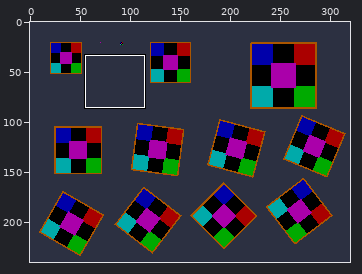
A sprite sheet gets an edit: ggdt/tests/ref/indexed/triangle_2d_solid_textured.png. The picture above shows the old version from afar; the outline marks the close-up.
Close-up. As it was:
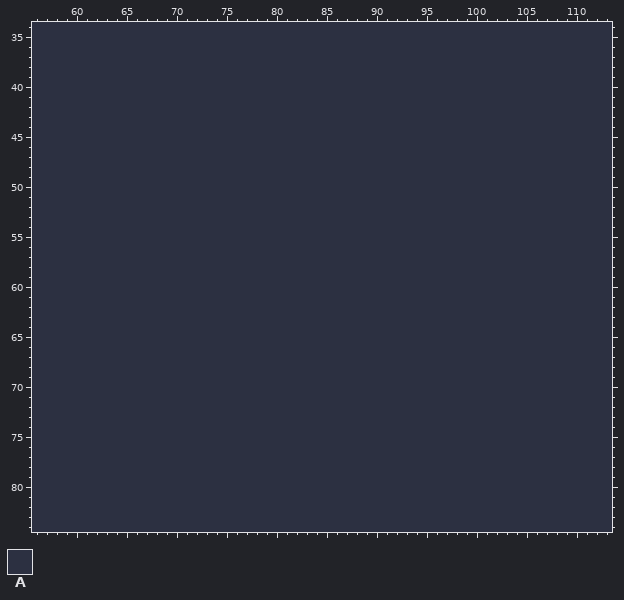
The file is 320x240 pixels. Shown: x 56..113, y 34..84.
Palette (. is transparent): A #2c3041
Pixels before (only the part around the change), first column x 56:
35 AAAAAAAAAAAAAAAAAAAAAAAAAAAAAAAAAAAAAAAAAAAAAAAAAAAAAAAAAA
36 AAAAAAAAAAAAAAAAAAAAAAAAAAAAAAAAAAAAAAAAAAAAAAAAAAAAAAAAAA
37 AAAAAAAAAAAAAAAAAAAAAAAAAAAAAAAAAAAAAAAAAAAAAAAAAAAAAAAAAA
38 AAAAAAAAAAAAAAAAAAAAAAAAAAAAAAAAAAAAAAAAAAAAAAAAAAAAAAAAAA
39 AAAAAAAAAAAAAAAAAAAAAAAAAAAAAAAAAAAAAAAAAAAAAAAAAAAAAAAAAA
40 AAAAAAAAAAAAAAAAAAAAAAAAAAAAAAAAAAAAAAAAAAAAAAAAAAAAAAAAAA
41 AAAAAAAAAAAAAAAAAAAAAAAAAAAAAAAAAAAAAAAAAAAAAAAAAAAAAAAAAA
42 AAAAAAAAAAAAAAAAAAAAAAAAAAAAAAAAAAAAAAAAAAAAAAAAAAAAAAAAAA
43 AAAAAAAAAAAAAAAAAAAAAAAAAAAAAAAAAAAAAAAAAAAAAAAAAAAAAAAAAA
44 AAAAAAAAAAAAAAAAAAAAAAAAAAAAAAAAAAAAAAAAAAAAAAAAAAAAAAAAAA
45 AAAAAAAAAAAAAAAAAAAAAAAAAAAAAAAAAAAAAAAAAAAAAAAAAAAAAAAAAA
46 AAAAAAAAAAAAAAAAAAAAAAAAAAAAAAAAAAAAAAAAAAAAAAAAAAAAAAAAAA
47 AAAAAAAAAAAAAAAAAAAAAAAAAAAAAAAAAAAAAAAAAAAAAAAAAAAAAAAAAA
48 AAAAAAAAAAAAAAAAAAAAAAAAAAAAAAAAAAAAAAAAAAAAAAAAAAAAAAAAAA
49 AAAAAAAAAAAAAAAAAAAAAAAAAAAAAAAAAAAAAAAAAAAAAAAAAAAAAAAAAA
50 AAAAAAAAAAAAAAAAAAAAAAAAAAAAAAAAAAAAAAAAAAAAAAAAAAAAAAAAAA
51 AAAAAAAAAAAAAAAAAAAAAAAAAAAAAAAAAAAAAAAAAAAAAAAAAAAAAAAAAA
52 AAAAAAAAAAAAAAAAAAAAAAAAAAAAAAAAAAAAAAAAAAAAAAAAAAAAAAAAAA
53 AAAAAAAAAAAAAAAAAAAAAAAAAAAAAAAAAAAAAAAAAAAAAAAAAAAAAAAAAA
54 AAAAAAAAAAAAAAAAAAAAAAAAAAAAAAAAAAAAAAAAAAAAAAAAAAAAAAAAAA
55 AAAAAAAAAAAAAAAAAAAAAAAAAAAAAAAAAAAAAAAAAAAAAAAAAAAAAAAAAA
56 AAAAAAAAAAAAAAAAAAAAAAAAAAAAAAAAAAAAAAAAAAAAAAAAAAAAAAAAAA
57 AAAAAAAAAAAAAAAAAAAAAAAAAAAAAAAAAAAAAAAAAAAAAAAAAAAAAAAAAA
58 AAAAAAAAAAAAAAAAAAAAAAAAAAAAAAAAAAAAAAAAAAAAAAAAAAAAAAAAAA
59 AAAAAAAAAAAAAAAAAAAAAAAAAAAAAAAAAAAAAAAAAAAAAAAAAAAAAAAAAA
60 AAAAAAAAAAAAAAAAAAAAAAAAAAAAAAAAAAAAAAAAAAAAAAAAAAAAAAAAAA
61 AAAAAAAAAAAAAAAAAAAAAAAAAAAAAAAAAAAAAAAAAAAAAAAAAAAAAAAAAA
62 AAAAAAAAAAAAAAAAAAAAAAAAAAAAAAAAAAAAAAAAAAAAAAAAAAAAAAAAAA
63 AAAAAAAAAAAAAAAAAAAAAAAAAAAAAAAAAAAAAAAAAAAAAAAAAAAAAAAAAA
64 AAAAAAAAAAAAAAAAAAAAAAAAAAAAAAAAAAAAAAAAAAAAAAAAAAAAAAAAAA
65 AAAAAAAAAAAAAAAAAAAAAAAAAAAAAAAAAAAAAAAAAAAAAAAAAAAAAAAAAA
66 AAAAAAAAAAAAAAAAAAAAAAAAAAAAAAAAAAAAAAAAAAAAAAAAAAAAAAAAAA
67 AAAAAAAAAAAAAAAAAAAAAAAAAAAAAAAAAAAAAAAAAAAAAAAAAAAAAAAAAA
68 AAAAAAAAAAAAAAAAAAAAAAAAAAAAAAAAAAAAAAAAAAAAAAAAAAAAAAAAAA
69 AAAAAAAAAAAAAAAAAAAAAAAAAAAAAAAAAAAAAAAAAAAAAAAAAAAAAAAAAA
70 AAAAAAAAAAAAAAAAAAAAAAAAAAAAAAAAAAAAAAAAAAAAAAAAAAAAAAAAAA
71 AAAAAAAAAAAAAAAAAAAAAAAAAAAAAAAAAAAAAAAAAAAAAAAAAAAAAAAAAA
72 AAAAAAAAAAAAAAAAAAAAAAAAAAAAAAAAAAAAAAAAAAAAAAAAAAAAAAAAAA
73 AAAAAAAAAAAAAAAAAAAAAAAAAAAAAAAAAAAAAAAAAAAAAAAAAAAAAAAAAA
74 AAAAAAAAAAAAAAAAAAAAAAAAAAAAAAAAAAAAAAAAAAAAAAAAAAAAAAAAAA
75 AAAAAAAAAAAAAAAAAAAAAAAAAAAAAAAAAAAAAAAAAAAAAAAAAAAAAAAAAA
76 AAAAAAAAAAAAAAAAAAAAAAAAAAAAAAAAAAAAAAAAAAAAAAAAAAAAAAAAAA
77 AAAAAAAAAAAAAAAAAAAAAAAAAAAAAAAAAAAAAAAAAAAAAAAAAAAAAAAAAA
78 AAAAAAAAAAAAAAAAAAAAAAAAAAAAAAAAAAAAAAAAAAAAAAAAAAAAAAAAAA
79 AAAAAAAAAAAAAAAAAAAAAAAAAAAAAAAAAAAAAAAAAAAAAAAAAAAAAAAAAA
80 AAAAAAAAAAAAAAAAAAAAAAAAAAAAAAAAAAAAAAAAAAAAAAAAAAAAAAAAAA
81 AAAAAAAAAAAAAAAAAAAAAAAAAAAAAAAAAAAAAAAAAAAAAAAAAAAAAAAAAA
82 AAAAAAAAAAAAAAAAAAAAAAAAAAAAAAAAAAAAAAAAAAAAAAAAAAAAAAAAAA
83 AAAAAAAAAAAAAAAAAAAAAAAAAAAAAAAAAAAAAAAAAAAAAAAAAAAAAAAAAA
84 AAAAAAAAAAAAAAAAAAAAAAAAAAAAAAAAAAAAAAAAAAAAAAAAAAAAAAAAAA
The same view after the edit:
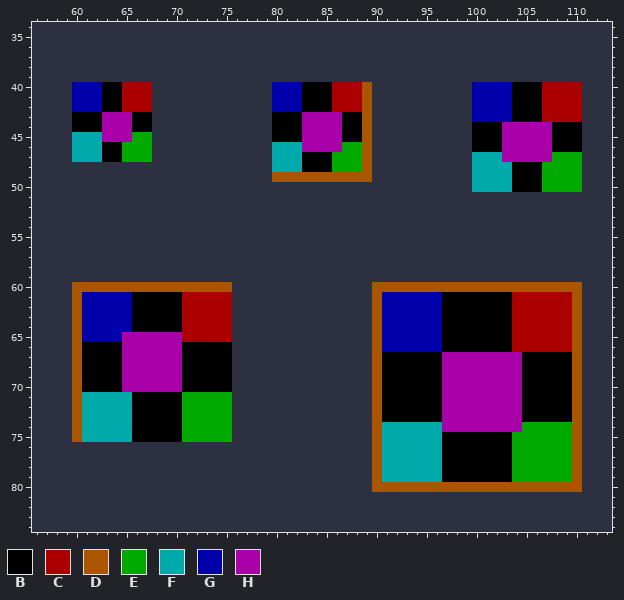
Colours new in this view: B #000000  C #aa0000  D #aa5500  E #00aa00  F #00aaaa  G #0000aa  H #aa00aa
Author's note on the commit: update triangle graphics ref tests with yet a few more variations
The exact change:
Colour A gives way to colour B in rows 40 to 42 at x 63 to 64, 83 to 85 and 104 to 106; in row 43 at x 60 to 62, 66 to 67, 80 to 82, 87 to 88 and 104 to 106; in row 44 at x 60 to 62, 66 to 67, 80 to 82, 87 to 88, 100 to 102 and 108 to 110; in row 45 at x 80 to 82, 87 to 88, 100 to 102 and 108 to 110; in row 46 at x 63 to 64, 100 to 102 and 108 to 110; in row 47 at x 63 to 64 and 83 to 85.
Colour A gives way to colour B in row 48 at x 83 to 85 and 104 to 106; in rows 49 to 50 at x 104 to 106; in rows 61 to 64 at x 66 to 70 and 97 to 103; in row 65 at x 97 to 103; in row 66 at x 61 to 64, 71 to 75 and 97 to 103; in rows 67 to 70 at x 61 to 64, 71 to 75, 91 to 96 and 105 to 109.
Colour A gives way to colour B in rows 71 to 73 at x 66 to 70, 91 to 96 and 105 to 109; in row 74 at x 66 to 70; in row 75 at x 66 to 70 and 97 to 103; in rows 76 to 79 at x 97 to 103.
Colour A gives way to colour C in rows 40 to 42 at x 65 to 67, 86 to 88 and 107 to 110; in row 43 at x 107 to 110; in rows 61 to 65 at x 71 to 75 and 104 to 109; in row 66 at x 104 to 109.
Colour A gives way to colour D in rows 40 to 48 at x 89; in row 49 at x 80 to 89; in row 60 at x 60 to 75 and 90 to 110; in rows 61 to 75 at x 60, 90 and 110; in rows 76 to 79 at x 90 and 110; in row 80 at x 90 to 110.
Colour A gives way to colour E in row 45 at x 66 to 67; in row 46 at x 65 to 67 and 87 to 88; in row 47 at x 65 to 67, 86 to 88 and 108 to 110; in row 48 at x 86 to 88 and 107 to 110; in rows 49 to 50 at x 107 to 110; in rows 71 to 73 at x 71 to 75.
Colour A gives way to colour E in row 74 at x 71 to 75 and 105 to 109; in row 75 at x 71 to 75 and 104 to 109; in rows 76 to 79 at x 104 to 109.
Colour A gives way to colour F in row 45 at x 60 to 62; in row 46 at x 60 to 62 and 80 to 82; in row 47 at x 60 to 62, 80 to 82 and 100 to 102; in row 48 at x 80 to 82 and 100 to 103; in rows 49 to 50 at x 100 to 103; in rows 71 to 73 at x 61 to 65.
Colour A gives way to colour F in rows 74 to 75 at x 61 to 65 and 91 to 96; in rows 76 to 79 at x 91 to 96.
Colour A gives way to colour G in rows 40 to 42 at x 60 to 62, 80 to 82 and 100 to 103; in row 43 at x 100 to 103; in rows 61 to 64 at x 61 to 65 and 91 to 96; in row 65 at x 61 to 64 and 91 to 96; in row 66 at x 91 to 96.
Colour A gives way to colour H in row 43 at x 63 to 65 and 83 to 86; in rows 44 to 45 at x 63 to 65, 83 to 86 and 103 to 107; in row 46 at x 83 to 86 and 103 to 107; in row 47 at x 103 to 107; in rows 65 to 66 at x 65 to 70; in rows 67 to 70 at x 65 to 70 and 97 to 104.
Colour A gives way to colour H in rows 71 to 74 at x 97 to 104.
Pixel boxes of the changes (left, top, right, bottom) in both close-ups:
changed: (72, 82, 152, 162)
changed: (272, 82, 372, 182)
changed: (472, 82, 582, 192)
changed: (72, 282, 232, 442)
changed: (372, 282, 582, 492)
